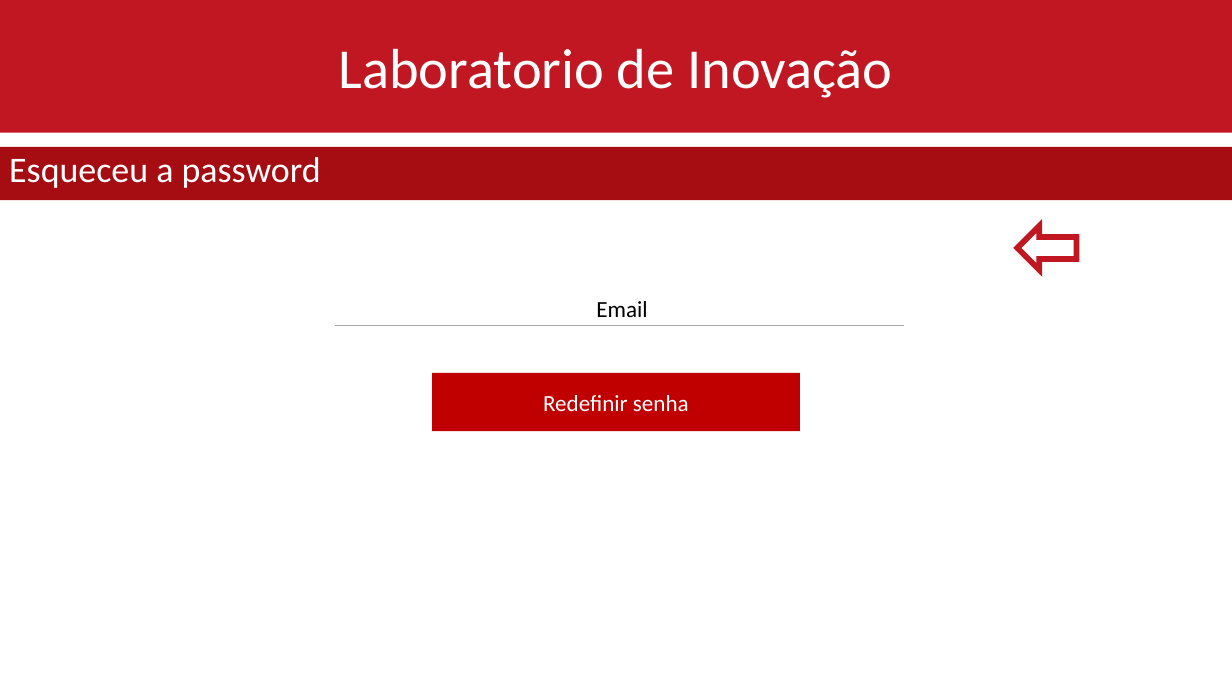
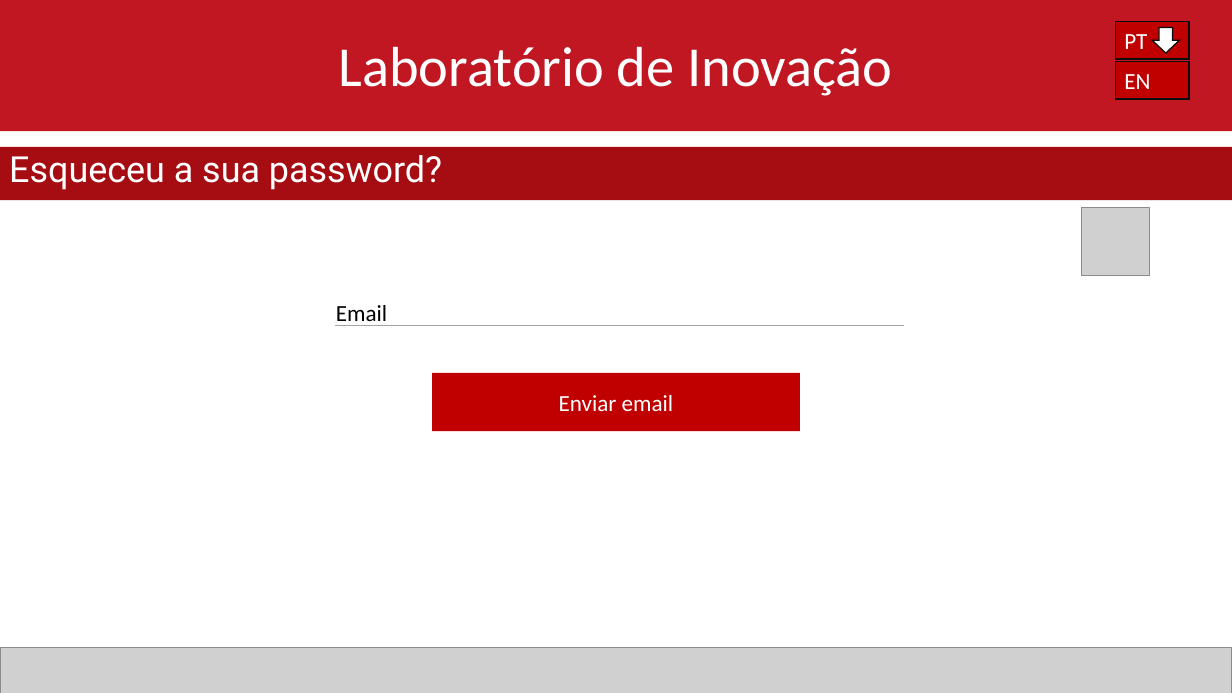
Before and after one commit to Reaf25pt/CriticalProject, a slide deck: slide 4 of frontend/Projetofinal.pptx. Drawn at 1232x693 pixels with LibreOffice and Linux fonts; fonts in the diff are those of the drawing; grey boxes stand for pictures. Boxes give left, top, right and bottom in pixels: in the first picture for what was removed or moved away, otherwise in the second. Text is boxed around its words. In the diff, an @@ line names an element or a change of style, - is before the commit and + after.

```diff
--- a/frontend/Projetofinal.pptx
+++ b/frontend/Projetofinal.pptx
@@ rectangle added at [1116, 21, 1189, 59], fill #C00000, outline #0D0D0D 1 pt, 18 pt, text #FFFFFF @@
+PT
@@ down arrow added at [1153, 28, 1179, 54], fill #FFFFFF, outline #0D0D0D 1 pt @@
@@ text in rectangle at [338, 46, 892, 96]: text changed @@
-Laboratorio de Inovação
+Laboratório de Inovação
@@ rectangle added at [1116, 62, 1189, 100], fill #C00000, outline #0D0D0D 1 pt, 18 pt, text #FFFFFF @@
+EN
@@ text in rectangle at [9, 155, 442, 190]: text changed; font Calibri to Roboto @@
-Esqueceu a password
+Esqueceu a sua password?
@@ picture added at [1081, 207, 1150, 275] @@
@@ left arrow removed at [1018, 226, 1077, 271] @@
@@ text "Email" rewrapped from [596, 301, 647, 317] to [336, 305, 387, 326] @@
@@ text in rectangle at [559, 395, 674, 411]: text changed @@
-Redefinir senha
+Enviar email
@@ picture added at [0, 648, 1232, 693] @@
```
Also in this commit, not shown: 16 other slides changed, 7 slides added, 9 slides removed.
